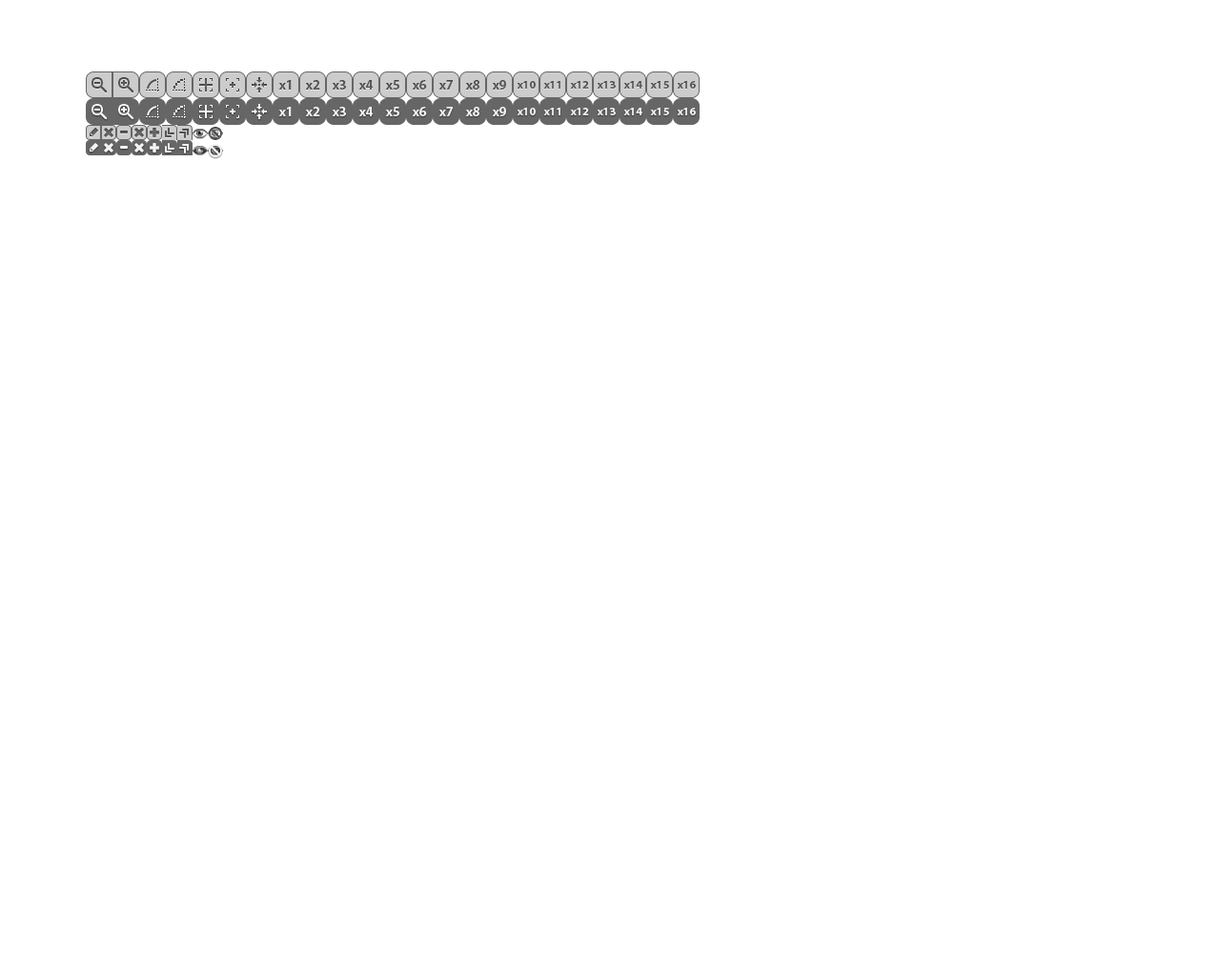
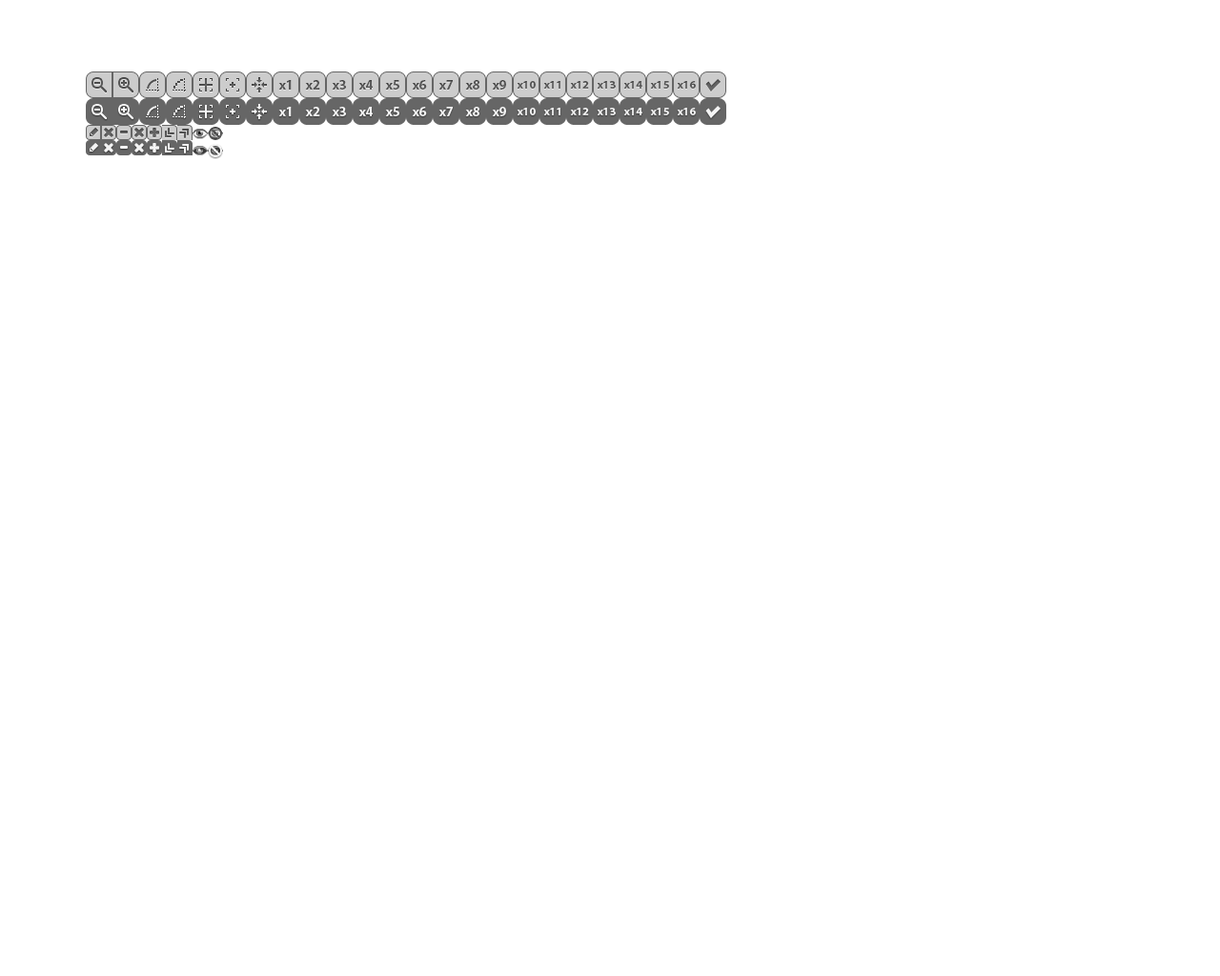
The second w=1220, h=976 image is a revision of the first. Changes to its layers:
added group "edit" with 5 layers above "edit hover" over [699, 71, 727, 99]
added group "组 2" (1st of 2, in "edit") with 3 layers in group "edit" over [705, 78, 721, 92]
added layer "矩形 1 拷贝 5" in group "组 2" over [705, 79, 721, 92]
added layer "图层 14" in group "edit" over [699, 71, 727, 99]
added group "edit hover" with 5 layers above "btn" over [699, 98, 727, 125]
added layer "矩形 1 拷贝 6" in group "edit hover" over [705, 105, 721, 119]
added layer "bg" (1st of 4, in "edit hover") in group "edit hover" over [699, 98, 727, 125]
